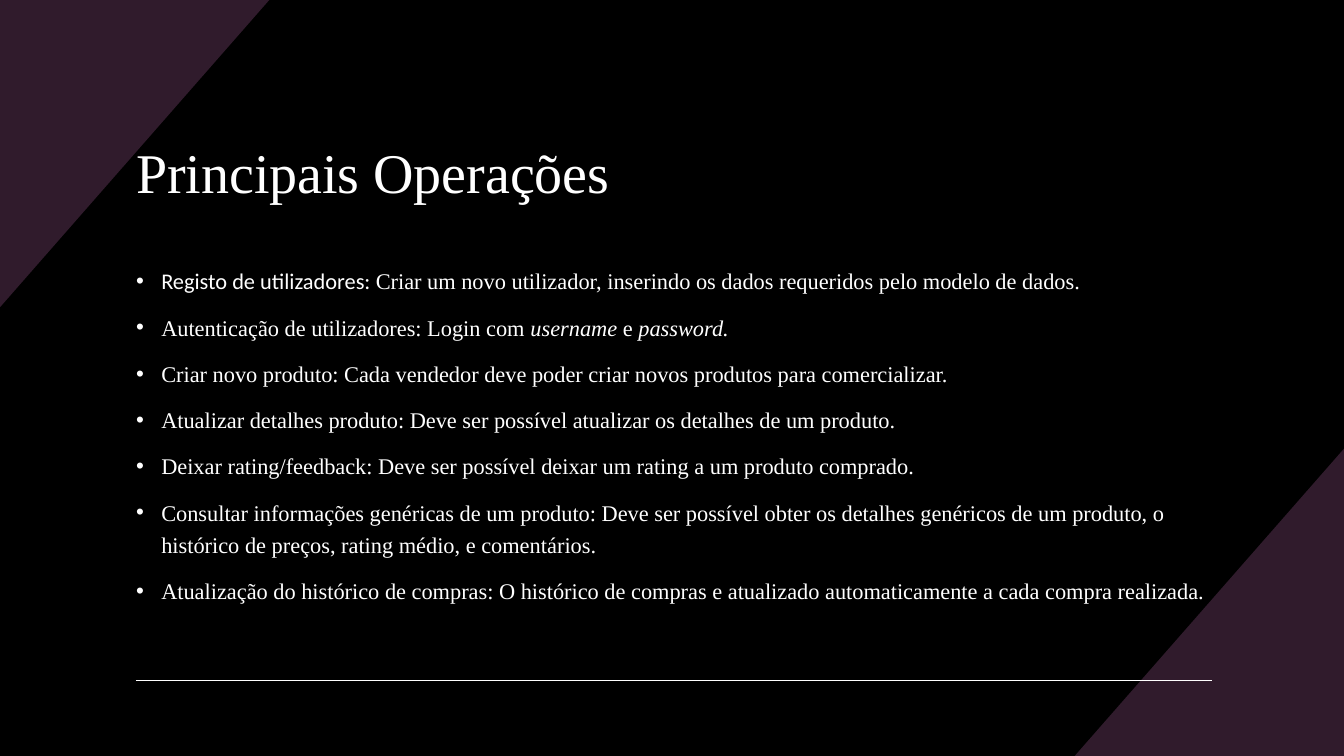
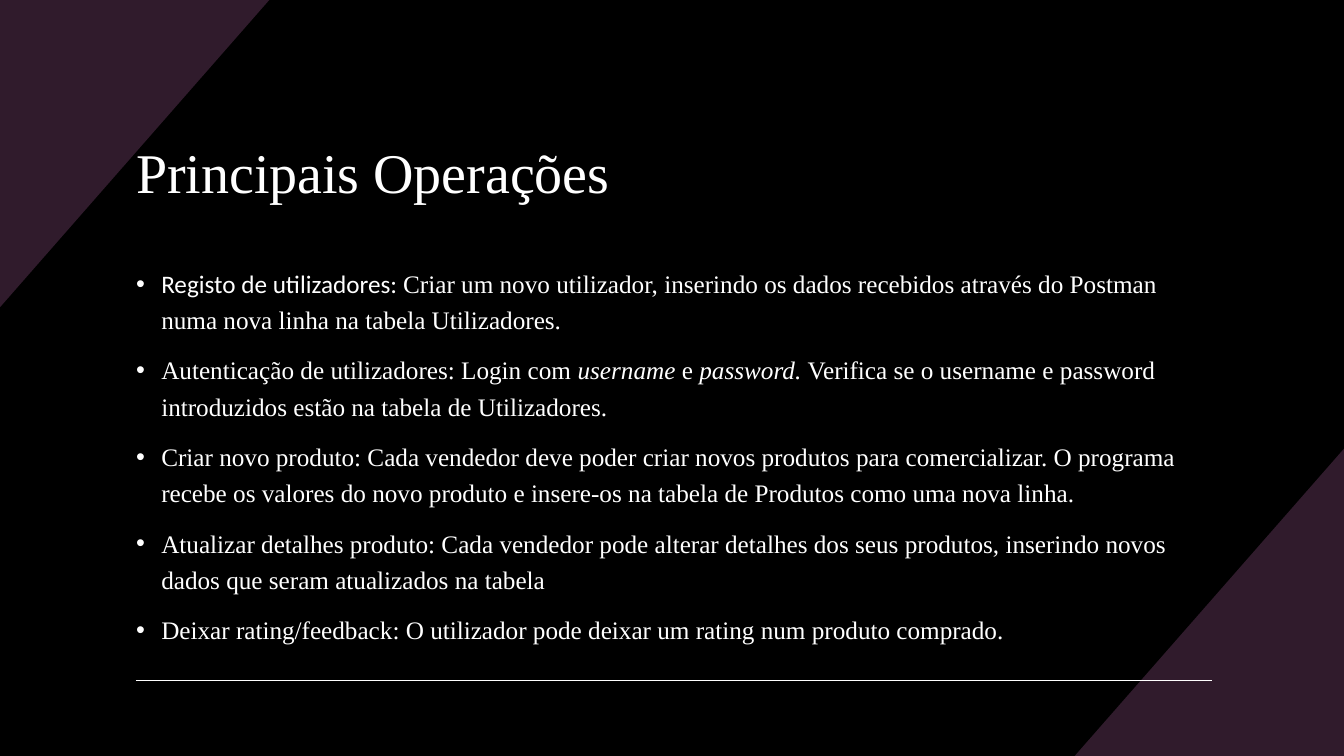
Before and after one commit to Famelgas/Projeto-BD, a slide deck: slide 4 of Diagramas/Apresentação do Projeto.pptx. Drawn at 1344x756 pixels with LibreOffice and Linux fonts; fonts in the diff are those of the drawing. Boxes give left, top, right and bottom in pixels: in the first picture for what was removed or moved away, otherwise in the second. Text is boxed around its words. In the diff, an @@ line names an element or a change of style, - is before the commit and + after.

```diff
--- a/Diagramas/Apresentação do Projeto.pptx
+++ b/Diagramas/Apresentação do Projeto.pptx
@@ text at <box>161,275,1174,645</box>: text changed; size 16 to 18 pt @@
-• Registo de utilizadores: Criar um novo utilizador, inserindo os dados requeridos pelo modelo de dados.
-• Autenticação de utilizadores: Login com username e password.
-• Criar novo produto: Cada vendedor deve poder criar novos produtos para comercializar.
-• Atualizar detalhes produto: Deve ser possível atualizar os detalhes de um produto.
-• Deixar rating/feedback: Deve ser possível deixar um rating a um produto comprado.
-• Consultar informações genéricas de um produto: Deve ser possível obter os detalhes genéricos de um produto, o histórico de preços, rating médio, e comentários.
-• Atualização do histórico de compras: O histórico de compras e atualizado automaticamente a cada compra realizada.
+• Registo de utilizadores: Criar um novo utilizador, inserindo os dados recebidos através do Postman numa nova linha na tabela Utilizadores.
+• Autenticação de utilizadores: Login com username e password. Verifica se o username e password introduzidos estão na tabela de Utilizadores.
+• Criar novo produto: Cada vendedor deve poder criar novos produtos para comercializar. O programa recebe os valores do novo produto e insere-os na tabela de Produtos como uma nova linha.
+• Atualizar detalhes produto: Cada vendedor pode alterar detalhes dos seus produtos, inserindo novos dados que seram atualizados na tabela
+• Deixar rating/feedback: O utilizador pode deixar um rating num produto comprado.
```
Also in this commit, not shown: 4 other slides changed, 1 slide added, 8 other files.
